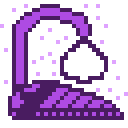
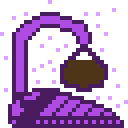
Layer changes from the first (128, 128) image to the second:
showed "75 Percent", painted on it over bbox(0, 0, 128, 128)
showed "50 Percent", painted on it over bbox(0, 0, 128, 128)
showed "25 Percent", painted on it over bbox(0, 0, 128, 128)
painted on "EmptyMaker" over bbox(0, 0, 128, 128)
